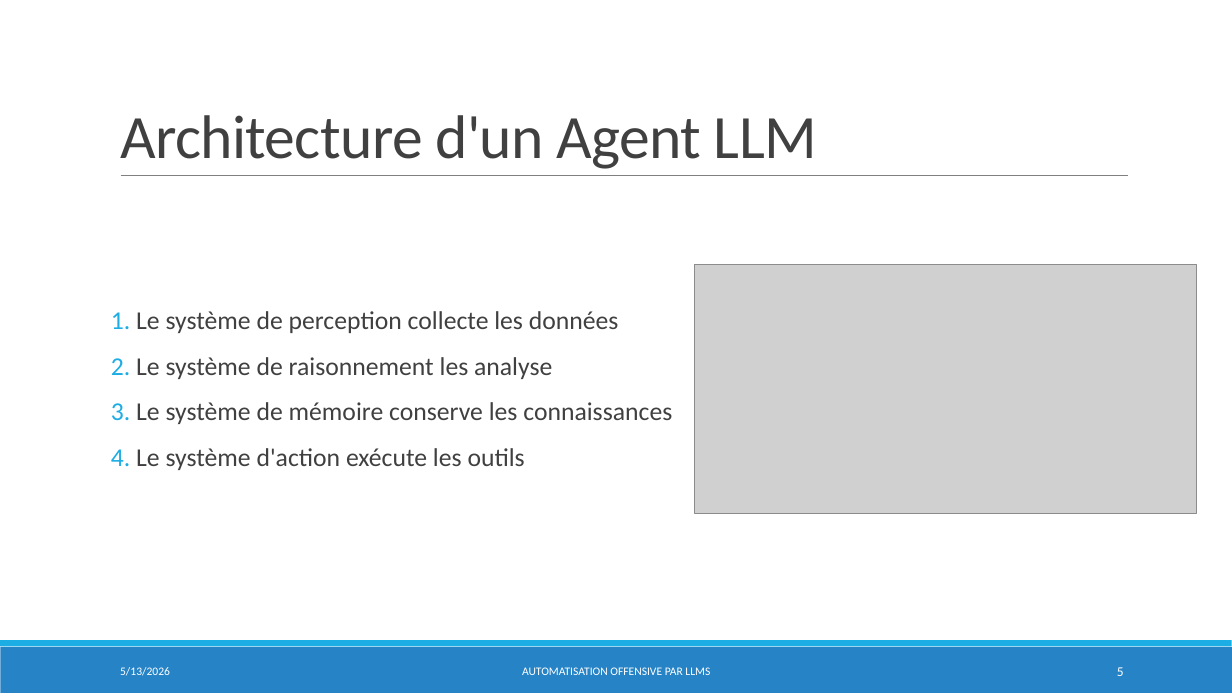
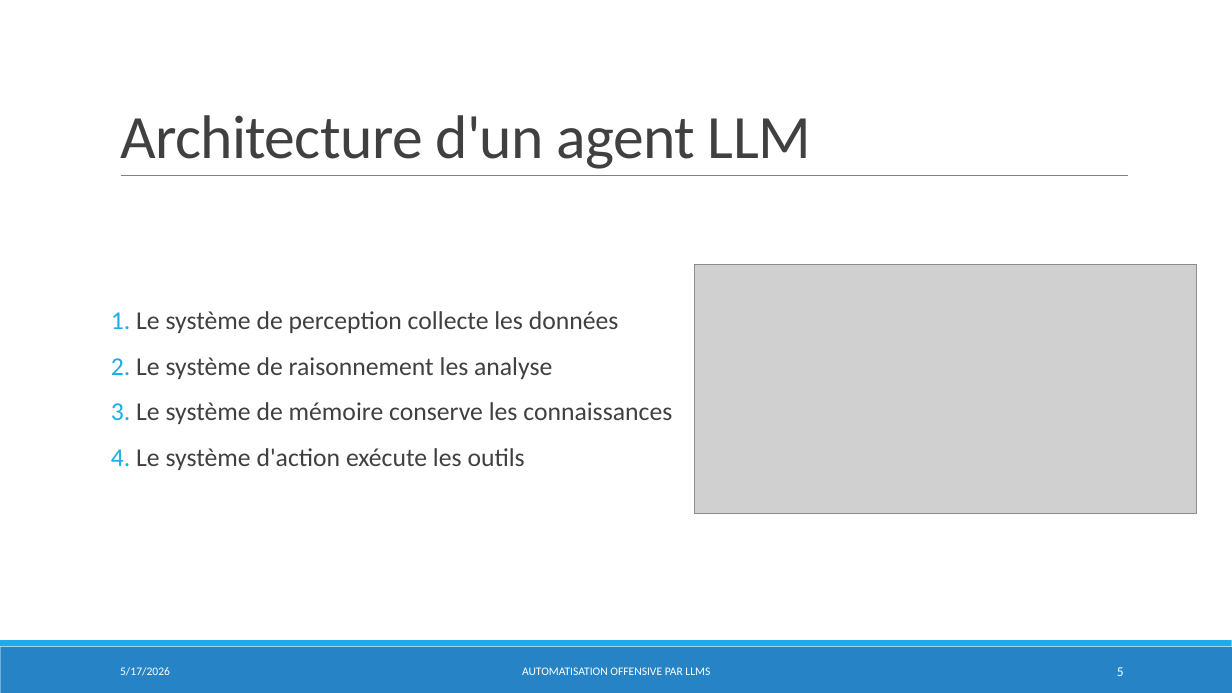
Before and after one commit to dylanramos/sse, a slide deck: slide 5 of SSE.pptx. Drawn at 1232x693 pixels with LibreOffice and Linux fonts; fonts in the diff are those of the drawing; grey boxes stand for pictures. Boxes give left, top, right and bottom in pixels: in the first picture for what was removed or moved away, otherwise in the second. Text is boxed around its words. In the diff, an @@ line names an element or a change of style, - is before the commit and + after.

```diff
--- a/SSE.pptx
+++ b/SSE.pptx
@@ title at (x1=120, y1=115, x2=811, y2=169): text changed @@
-Architecture d'un Agent LLM
+Architecture d'un agent LLM
@@ text at (x1=120, y1=667, x2=170, y2=676): text changed @@
-5/13/2026
+5/17/2026
```
Also in this commit, not shown: 27 other slides changed, 2 other files.
